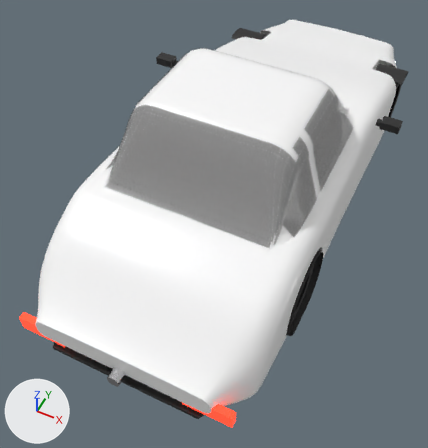
Before and after pictures for a commit that changed the glTF model public/models/cars/sakura_86.glb.
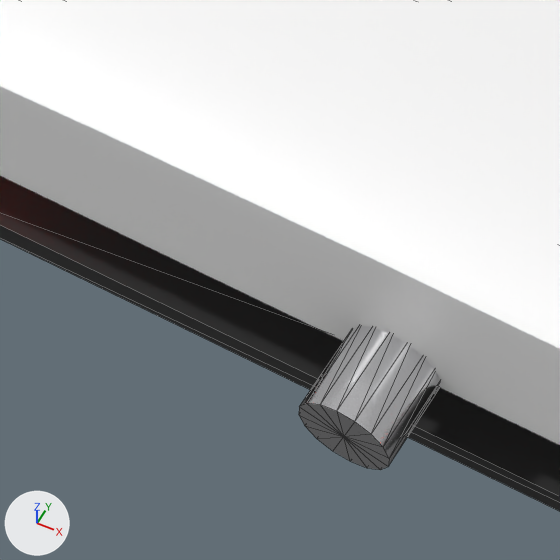
The first picture shows the older version from a camera (50 mm lens) standing at (1.33, -3.61, 3.67) and looking at (-0.06, -0.83, 0.2). The close-ups show the older and then the newer version on the part from 15% to 33% of the width and 72% to 89% of the height of that picture. Only the edits that show in the close-ups are written down. Lighting does not change. The marker at lower left points along +X, +Y and +Z. The close-ups show mesh edges as thin lines. Where no turn or scale is listed for an object, it has been applied to the vertices. Vertices at exactly the same position are counted once.

The scene before the commit, as lines of its bpy script (objects in view):
```python
me_bodyblock = bpy.data.meshes.new('BodyBlock')
me_bodyblock.from_pydata(...)  # 16162 vertices, 32316 faces; spans x -0.83..0.83, y -2.27..1.91, z 0.12..1.34
me_bodyblock.materials.append(mat_paint)  # white #ffffff
me_exhaust_0 = bpy.data.meshes.new('Exhaust_0')
me_exhaust_0.from_pydata(...)  # 102 vertices, 192 faces; spans x -0.05..0.05, y -0.05..4.2, z -0.05..0.15
me_exhaust_0.materials.append(mat_chrome)  # white #e7e7ea
me_mirror_l_stalk = bpy.data.meshes.new('Mirror_L_stalk')
me_mirror_l_stalk.from_pydata(...)  # 304 vertices, 356 faces; spans x -0.15..1.88, y -2.33..1.85, z -0.87..0.04
me_mirror_l_stalk.materials.append(mat_trim)  # black #272727
ob_body = bpy.data.objects.new('Body', me_bodyblock)
ob_body.location = (0.0, 0.0, 0.0)
ob_chrome = bpy.data.objects.new('Chrome', me_exhaust_0)
ob_chrome.location = (0.0, -2.298, 0.28)
ob_trim = bpy.data.objects.new('Trim', me_mirror_l_stalk)
ob_trim.location = (-0.866, 0.06, 0.891)
```
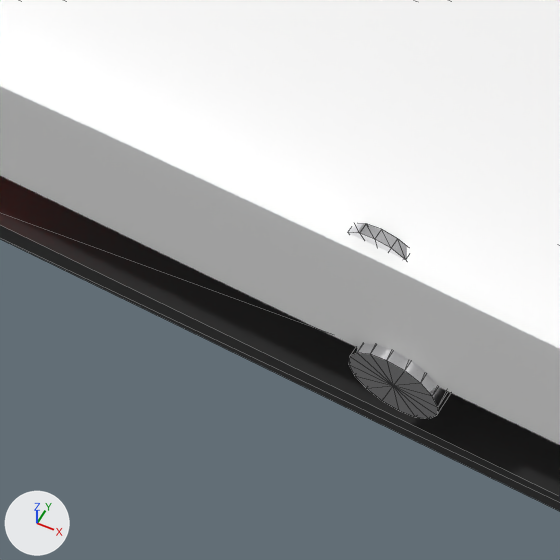
Location of each change, [x1, y1, x2, y2] in pixels of the close-ups (560 x 560 px; the box of a moved part takes in the faces that stretch with it):
'Chrome', reshaped, moved
    before: [299, 326, 440, 470]
    after: [347, 223, 451, 419]
part 1 of me_exhaust_0, moved or reshaped (not visible before)
    after: [347, 223, 407, 260]

What the commit changed:
me_exhaust_0 is used by ob_chrome; location (0.0, -2.298, 0.28).
me_exhaust_0 had 102 vertices, 192 faces and spanned x -0.05..0.05, y -0.05..4.2, z -0.05..0.15.
me_exhaust_0 now has 102 vertices, 192 faces and spans x -0.05..0.05, y -0.05..4.13, z -0.05..0.23.
me_exhaust_0 part 1: the loose piece of 34 vertices spanning x -0.05..0.05, y 0.04..0.05, z 0.04..0.14 is scaled about its middle by (0.8, 1, 0.8), then moved by (0.0, -0.07, 0.09).
Other edits to the shape of me_exhaust_0 do not show in these pictures.
Object 'Chrome' (ob_chrome) moves from (0.0, -2.298, 0.28) to (0.0, -2.228, 0.249).
